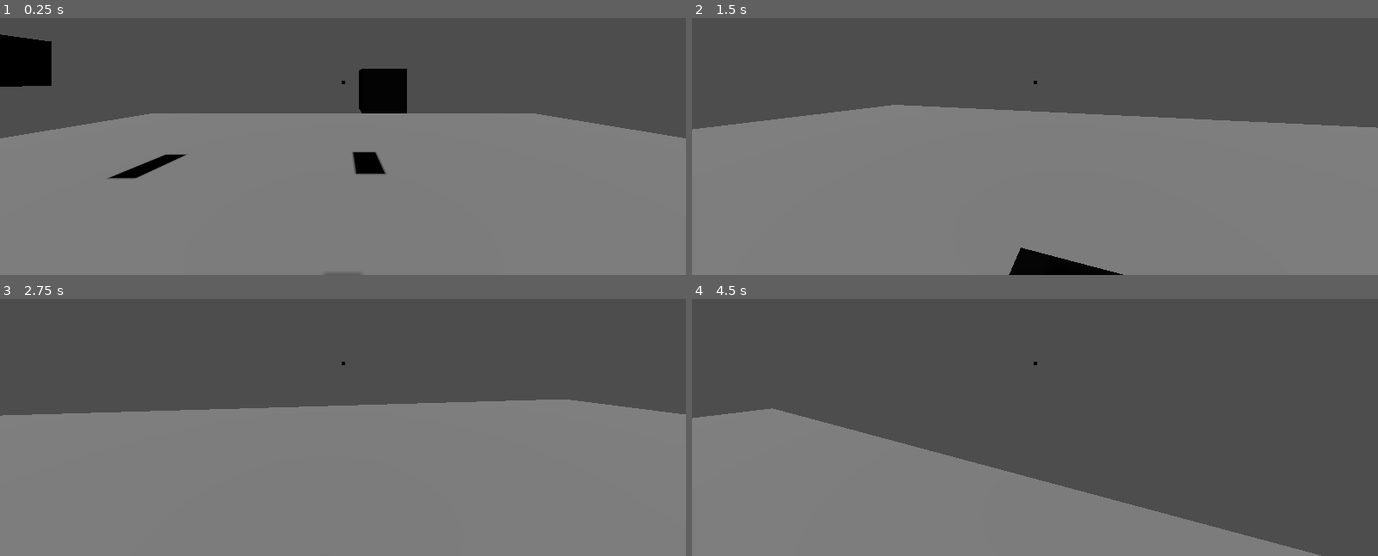
Above: before the commit, frames 1-4 (two rows, left to right).
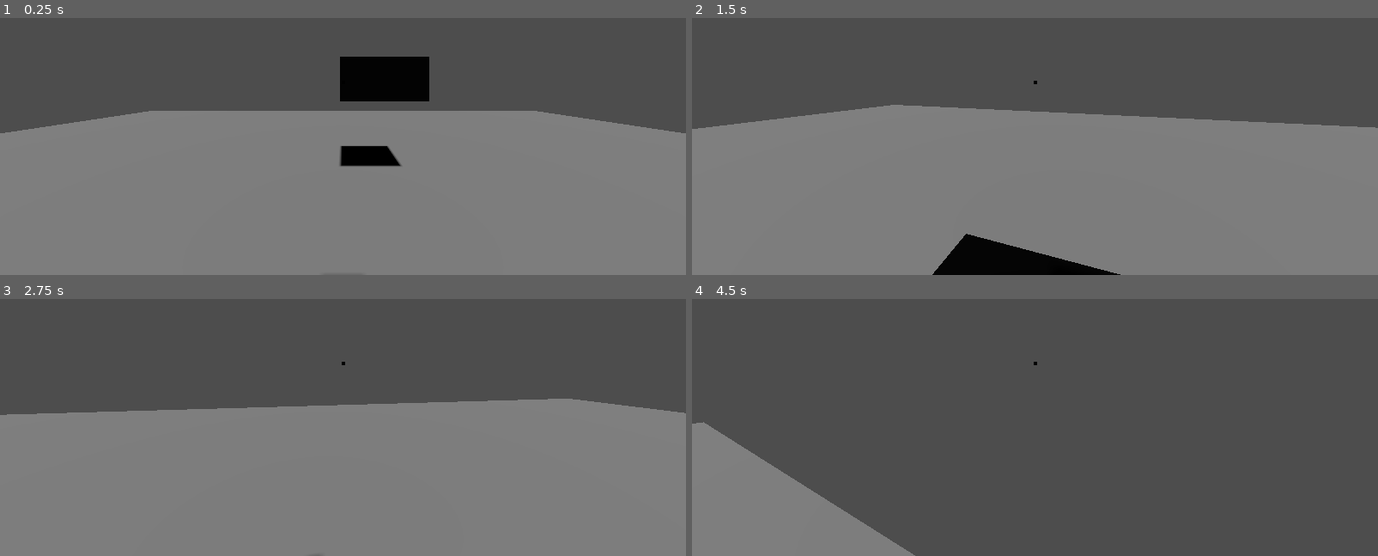
Above: after the commit, the same moments.

Repository: Juanxpeke/GD-Horror
Game: Godot game, scene res://Core/Maps/World.tscn
The game is run twice, just before and just after one commit, with the same random seed, the same clock (stepped at 60 frames per second) and the same inputs.
Inputs (mouse positions are in pixels of both pictures, inside the frame that each line leads up to):
- Up to frame 1 (0.25 s): no input
- Up to frame 2 (1.5 s): move the mouse to (1069, 79) at 0.52 s; hold F (interact) 0.53-1.28 s; hold W (move_forward) from 0.53 s (still down); click (1069, 79) at 0.8 s; move the mouse to (1000, 84) at 1.27 s; click (1000, 84) at 1.35 s
- Up to frame 3 (2.75 s): keep holding W (move_forward); tap F (interact) at 1.55 s; move the mouse to (356, 355) at 2.02 s; hold F (interact) from 2.03 s (still down); click (356, 355) at 2.3 s
- Up to frame 4 (4.5 s): keep holding W (move_forward); move the mouse to (1028, 368) at 2.77 s; release F (interact) at 2.78 s; click (1028, 368) at 2.85 s; tap F (interact) at 3.05 s; move the mouse to (1083, 368) at 3.52 s; hold F (interact) 3.53-4.28 s; click (1083, 368) at 3.8 s; move the mouse to (980, 358) at 4.27 s; click (980, 358) at 4.35 s

The runs differ from the first frame. In frame 1, 5.2% of the frame differs, in the area x 0-100%, y 6-63%; in frame 2, 1.4%; in frame 3, 0.3%; in frame 4, 21%, in the area x 0-92%, y 42-100%.

Commit message:
Added class PickableComponent

Diff:
--- a/Core/Components/Pickables/Item/test_item.gd
+++ b/Core/Components/Pickables/Item/test_item.gd
@@ -1,4 +1,4 @@
-extends Node3D
+extends PickableComponent
 ## Docstring
 
 #region Signals
--- a/Core/Components/Pickables/Item/test_item.tscn
+++ b/Core/Components/Pickables/Item/test_item.tscn
@@ -26,5 +26,6 @@
 shape = SubResource("BoxShape3D_b3l4v")
 
 [node name="HittableComponent" parent="." node_paths=PackedStringArray("collision_object", "mesh") instance=ExtResource("2_dy8ae")]
+unique_name_in_owner = true
 collision_object = NodePath("..")
 mesh = NodePath("../MeshInstance3D")
--- a/Core/Components/Pickables/PickableComponent.gd
+++ b/Core/Components/Pickables/PickableComponent.gd
@@ -8,19 +8,20 @@
 #endregion Enums
 
 #region Constants
+const DRAG_SPEED_MULTIPLIER : float = 30.0
 #endregion Constants
 
 #region Exports Variables
 #endregion Exports Variables
 
 #region Public Variables
+var hand : Marker3D = null
 #endregion Public Variables
 
 #region Private Variables
 #endregion Private Variables
 
 #region On Ready Variables
-@onready var _hittable_component : HittableComponent = %HittableComponent
 #endregion On Ready Variables
 
 #region Built-in Virtual Methods
@@ -28,11 +29,15 @@
 	pass
 
 func _physics_process(delta : float) -> void:
-	if _hittable_component.is_hitted:
-		pass
+	pass
 #endregion Built-in Virtual Methods
 
 #region Public Methods
+func pick_item() -> void:
+	var a = global_transform.origin
+	var b = PhysicsManager.player_hand.global_transform.origin
+	set_linear_velocity((b-a) * DRAG_SPEED_MULTIPLIER)
+
 #endregion Public Methods
 
 #region Private Methods
--- a/Core/Entities/Player/Player.gd
+++ b/Core/Entities/Player/Player.gd
@@ -11,12 +11,11 @@
 #region Constants
 ## Gravity applied to the player.
 const BASE_MOVEMENT_SPEED : float = 12.0
-const MAXIMUM_MOVEMENT_SPEED : float = 4.0
+const MAXIMUM_MOVEMENT_SPEED : float = 5.0
 const CAMERA_HORIZONTAL_ROTATION_SPEED : float = 0.005
 const CAMERA_VERTICAL_ROTATION_SPEED : float = 0.002
 const FRICTION_VALUE : float = 0.30
 
-const DRAG_SPEED_MULTIPLIER : float = 30.0
 #endregion Constants
 
 #region Exports Variables
@@ -27,17 +26,18 @@
 
 #region Private Variables
 var _gravity : float = 0.0
-var picked_object
+var picked_object : RigidBody3D
 #endregion Private Variables
 
 #region On Ready Variables
 @onready var head_pivot : Node3D = %HeadPivot
-@onready var interaction : RayCast3D = %Interaction
+@onready var interaction : Interaction = %Interaction
 @onready var hand : Marker3D = %Hand
 #endregion On Ready Variables
 
 #region Built-in Virtual Methods
 func _ready() -> void:
+	PhysicsManager.player_hand = hand
 	Input.mouse_mode = Input.MOUSE_MODE_CAPTURED
 
 	# TODO: Move this logic to a PhysicsManager class.
@@ -53,13 +53,17 @@
 
 	movement = Vector2(forward.x, forward.z) * movement.y + Vector2(right.x, right.z) * movement.x
 
+	var velocity_xz = Vector2(velocity.x, velocity.z)
+
 	if not movement.is_zero_approx():
 		velocity += Vector3(movement.x, 0, movement.y)
 	else:
-		velocity -= velocity * FRICTION_VALUE
+		velocity_xz -= velocity_xz * FRICTION_VALUE
+		velocity = Vector3(velocity_xz.x, velocity.y, velocity_xz.y)
 
-	if velocity.length() > MAXIMUM_MOVEMENT_SPEED:
-		velocity = velocity.normalized() * MAXIMUM_MOVEMENT_SPEED
+	if velocity_xz.length() > MAXIMUM_MOVEMENT_SPEED:
+		velocity_xz = velocity_xz.normalized() * MAXIMUM_MOVEMENT_SPEED
+		velocity = Vector3(velocity_xz.x, velocity.y, velocity_xz.y)
 
 	velocity.y -= _gravity * delta
 
@@ -67,9 +71,10 @@
 
 	# Moving picked item
 	if picked_object != null:
-		var a = picked_object.global_transform.origin
-		var b = hand.global_transform.origin
-		picked_object.set_linear_velocity((b-a) * DRAG_SPEED_MULTIPLIER)
+		if picked_object.has_method("pick_item"):
+			picked_object.pick_item()
+		else:
+			print("not picked")
 
 func _input(event : InputEvent) -> void:
 	if event is InputEventMouseMotion:
@@ -79,10 +84,9 @@
 		rotate_y(horizontal_plane_rotation)
 		head_pivot.rotate_x(vertical_plane_rotation)
 
-
-	if Input.is_action_just_pressed("pick_item") and picked_object == null:
+	if Input.is_action_just_pressed("pick_item") and interaction.last_collider is PickableComponent:
 		print("input picked item")
-		pick_object()
+		picked_object = interaction.last_collider
 	elif Input.is_action_just_pressed("pick_item"):
 		print("input drop item")
 		picked_object = null
@@ -92,16 +96,4 @@
 #endregion Public Methods
 
 #region Private Methods
-func pick_object():
-	if interaction.is_colliding():
-		print("Is colliding")
-		picked_object = interaction.get_collider()
-		if picked_object != null and picked_object.has_node("PickableComponent"):
-			print(picked_object)
-			print("Detected item")
-			#picked_object.position = hand.position
-		else:
-			print("Not detected item")
-	else:
-		print("Not colliding")
 #endregion Private Methods
--- a/Core/Entities/Player/interaction.gd
+++ b/Core/Entities/Player/interaction.gd
@@ -1,4 +1,4 @@
-extends RayCast3D
+class_name Interaction extends RayCast3D
 ## Docstring
 
 #region Signals
@@ -14,13 +14,14 @@
 #endregion Exports Variables
 
 #region Public Variables
+var last_collider : CollisionObject3D = null
+var last_hittable_component : HittableComponent = null
 #endregion Public Variables
 
 #region Private Variables
 #endregion Private Variables
 
 #region On Ready Variables
-@onready var last_hittable_component : HittableComponent = null
 #endregion On Ready Variables
 
 #region Built-in Virtual Methods
@@ -28,14 +29,14 @@
 	pass
 
 func _physics_process(delta : float) -> void:
-	var new_collider = get_collider()
+	last_collider = get_collider()
 
-	if not new_collider and last_hittable_component:
+	if not last_collider and last_hittable_component:
 		last_hittable_component.unregister_hit()
 		last_hittable_component = null
 
-	if new_collider:
-		var hittable_component := get_hittable_component(new_collider)
+	if last_collider:
+		var hittable_component := get_hittable_component(last_collider)
 
 		if hittable_component != last_hittable_component:
 			if last_hittable_component:
--- a/Core/Global/PhysicsManager.gd
+++ b/Core/Global/PhysicsManager.gd
@@ -15,6 +15,9 @@
 #endregion Constants
 
 #region Exports Variables
+var player_hand : Marker3D = null:
+	set(new_player_hand):
+		player_hand = new_player_hand
 #endregion Exports Variables
 
 #region Public Variables
--- a/Core/Maps/World.tscn
+++ b/Core/Maps/World.tscn
@@ -1,8 +1,7 @@
-[gd_scene load_steps=7 format=3 uid="uid://bmkct1k6278t8"]
+[gd_scene load_steps=6 format=3 uid="uid://bmkct1k6278t8"]
 
 [ext_resource type="PackedScene" uid="uid://c0iq20sd7m7o0" path="res://Core/Entities/Player/Player.tscn" id="1_j28u4"]
 [ext_resource type="PackedScene" uid="uid://dsqsm4bv8ojnj" path="res://Core/Components/Pickables/Item/test_item.tscn" id="2_0mq3r"]
-[ext_resource type="PackedScene" uid="uid://dvonab0vfaon7" path="res://Core/Components/Pickables/Item/big_test_item.tscn" id="3_p1eba"]
 [ext_resource type="PackedScene" uid="uid://cb5udnaur6knc" path="res://Core/Maps/BasicInteractables/TV.tscn" id="4_882wy"]
 
 [sub_resource type="BoxShape3D" id="BoxShape3D_4nl04"]
@@ -33,8 +32,8 @@
 [node name="Cubito" parent="." instance=ExtResource("2_0mq3r")]
 transform = Transform3D(1, 0, 0, 0, 1, 0, 0, 0, 1, 0.739137, 1.00978, -3.81759)
 
-[node name="Cubito2" parent="." instance=ExtResource("3_p1eba")]
-transform = Transform3D(1, 0, 0, 0, 1, 0, 0, 0, 1, -5.67526, 1.49819, -3.09021)
-
 [node name="TV" parent="." instance=ExtResource("4_882wy")]
 transform = Transform3D(1, 0, 0, 0, 1, 0, 0, 0, 1, -6.01069, -0.800249, 10.5931)
+
+[node name="Cubito2" parent="." instance=ExtResource("2_0mq3r")]
+transform = Transform3D(1, 0, 0, 0, 1, 0, 0, 0, 1, 0.739137, 1.00978, -3.81759)
